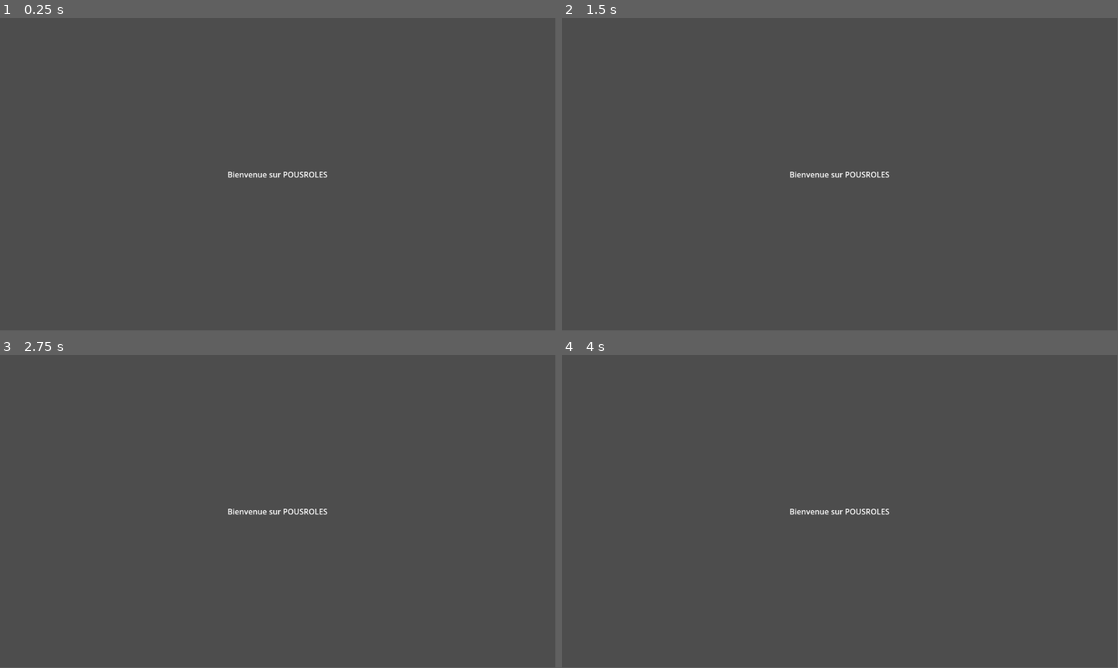
Above: before the commit, frames 1-4 (two rows, left to right).
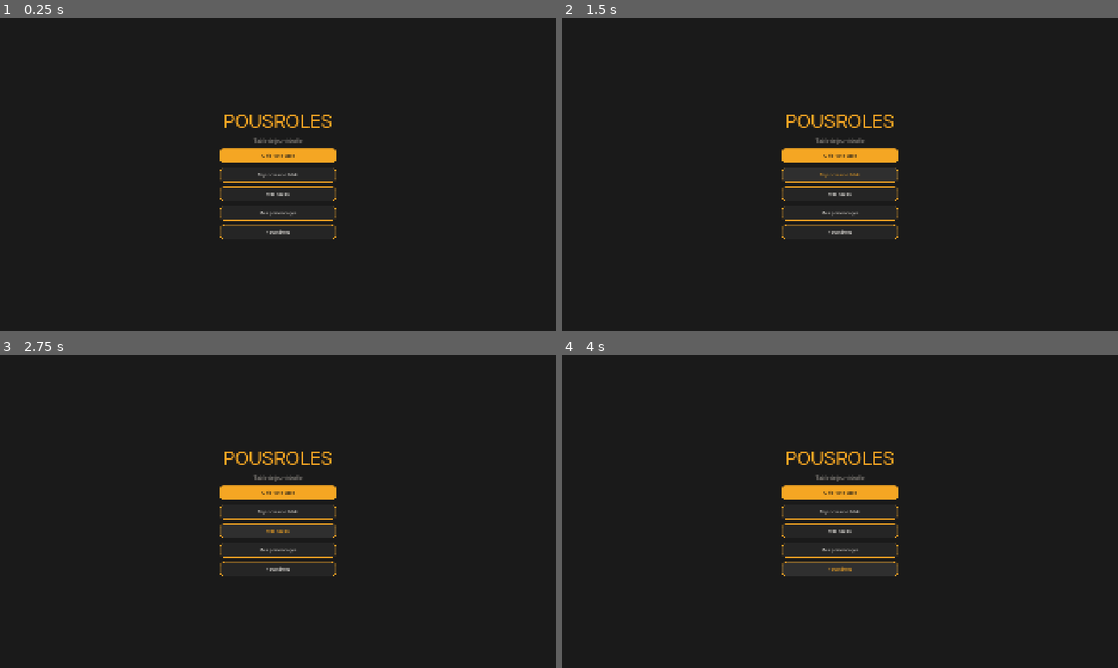
Above: after the commit, the same moments.

Repository: OznyRin/VTT
Game: Godot game, scene res://scenes/main_menu.tscn
The game is run twice, just before and just after one commit, with the same random seed, the same clock (stepped at 60 frames per second) and the same inputs.
Inputs (mouse positions are in pixels of both pictures, inside the frame that each line leads up to):
- Up to frame 1 (0.25 s): no input
- Up to frame 2 (1.5 s): click (840, 155) at 0.5 s, where only the run after the commit has a clickable "Créer une table"; click (840, 174) at 1.25 s, where only the run after the commit has a clickable "Rejoindre une table"
- Up to frame 3 (2.75 s): click (278, 530) at 2 s, where only the run after the commit has a clickable "Mes tables"
- Up to frame 4 (4 s): click (840, 549) at 2.75 s, where only the run after the commit has a clickable "Mes personnages"; click (840, 567) at 3.5 s, where only the run after the commit has a clickable "Paramètres"
In our replay, the window is 799x449 before the commit and 800x450 after it. These sizes can differ from the game's own. Grey fills any space a smaller window leaves; there, only what the larger window draws over its background counts as a difference.

The runs differ from the first frame. In frame 1, 99% of the frame differs, in the area x 0-100%, y 0-100%; in frame 2, 100%; in frame 3, 100%; in frame 4, 99%.

Commit message:
MainMenu stylisé avec boutons et thème

Diff:
--- a/project.godot
+++ b/project.godot
@@ -15,6 +15,13 @@
 config/features=PackedStringArray("4.6", "GL Compatibility")
 config/icon="res://icon.svg"
 
+[display]
+
+window/size/viewport_width=1920
+window/size/viewport_height=1080
+window/stretch/mode="canvas_items"
+window/stretch/aspect="expand"
+
 [physics]
 
 3d/physics_engine="Jolt Physics"
--- /dev/null
+++ b/scenes/main_menu.gd
@@ -0,0 +1,43 @@
+extends Control
+
+func _ready():
+	# Style bouton principal (Créer une table)
+	var primary_style = StyleBoxFlat.new()
+	primary_style.bg_color = Color("#F5A623")
+	primary_style.corner_radius_top_left = 12
+	primary_style.corner_radius_top_right = 12
+	primary_style.corner_radius_bottom_left = 12
+	primary_style.corner_radius_bottom_right = 12
+
+	var primary_hover = primary_style.duplicate()
+	primary_hover.bg_color = Color("#E8932A")
+
+	$CenterContainer/BtnCreate.add_theme_stylebox_override("normal", primary_style)
+	$CenterContainer/BtnCreate.add_theme_stylebox_override("hover", primary_hover)
+	$CenterContainer/BtnCreate.add_theme_stylebox_override("pressed", primary_hover)
+	$CenterContainer/BtnCreate.add_theme_color_override("font_color", Color("#1A1A1A"))
+	$CenterContainer/BtnCreate.add_theme_color_override("font_hover_color", Color("#1A1A1A"))
+
+	# Style boutons secondaires
+	var secondary_style = StyleBoxFlat.new()
+	secondary_style.bg_color = Color("#252525")
+	secondary_style.border_color = Color("#F5A623")
+	secondary_style.border_width_top = 1
+	secondary_style.border_width_bottom = 1
+	secondary_style.border_width_left = 1
+	secondary_style.border_width_right = 1
+	secondary_style.corner_radius_top_left = 12
+	secondary_style.corner_radius_top_right = 12
+	secondary_style.corner_radius_bottom_left = 12
+	secondary_style.corner_radius_bottom_right = 12
+
+	var secondary_hover = secondary_style.duplicate()
+	secondary_hover.bg_color = Color("#2F2F2F")
+
+	for btn_name in ["BtnJoin", "BtnMyTables", "BtnMyCharacters", "BtnSettings"]:
+		var btn = $CenterContainer.get_node(btn_name)
+		btn.add_theme_stylebox_override("normal", secondary_style)
+		btn.add_theme_stylebox_override("hover", secondary_hover)
+		btn.add_theme_stylebox_override("pressed", secondary_hover)
+		btn.add_theme_color_override("font_color", Color("#F0EDE8"))
+		btn.add_theme_color_override("font_hover_color", Color("#F5A623"))
--- a/scenes/main_menu.tscn
+++ b/scenes/main_menu.tscn
@@ -1,4 +1,7 @@
 [gd_scene format=3 uid="uid://geiek7tpymfu"]
+
+[ext_resource type="Theme" uid="uid://dwblalsrxcev1" path="res://themes/main_theme.tres" id="1_l6cm7"]
+[ext_resource type="Script" uid="uid://ethvcapref75" path="res://scenes/main_menu.gd" id="2_ekxnf"]
 
 [node name="MainMenu" type="Control" unique_id=1054121793]
 layout_mode = 3
@@ -7,18 +10,68 @@
 anchor_bottom = 1.0
 grow_horizontal = 2
 grow_vertical = 2
+theme = ExtResource("1_l6cm7")
+script = ExtResource("2_ekxnf")
 
-[node name="Label" type="Label" parent="." unique_id=394454130]
+[node name="Background" type="ColorRect" parent="." unique_id=1197878377]
+layout_mode = 1
+anchors_preset = 15
+anchor_right = 1.0
+anchor_bottom = 1.0
+grow_horizontal = 2
+grow_vertical = 2
+color = Color(0.101960786, 0.101960786, 0.101960786, 1)
+
+[node name="CenterContainer" type="VBoxContainer" parent="." unique_id=1924826975]
 layout_mode = 1
 anchors_preset = 8
 anchor_left = 0.5
 anchor_top = 0.5
 anchor_right = 0.5
 anchor_bottom = 0.5
-offset_left = -104.0
-offset_top = -11.5
-offset_right = 104.0
-offset_bottom = 11.5
+offset_left = -200.0
+offset_top = -223.5
+offset_right = 200.0
+offset_bottom = 223.5
 grow_horizontal = 2
 grow_vertical = 2
-text = "Bienvenue sur POUSROLES"
+theme_override_constants/separation = 16
+
+[node name="Title" type="Label" parent="CenterContainer" unique_id=1115417122]
+layout_mode = 2
+theme_override_colors/font_color = Color(0.9607843, 0.6509804, 0.13725491, 1)
+theme_override_font_sizes/font_size = 64
+text = "POUSROLES"
+horizontal_alignment = 1
+
+[node name="Subtitle" type="Label" parent="CenterContainer" unique_id=2065213233]
+layout_mode = 2
+theme_override_colors/font_color = Color(0.5411765, 0.5254902, 0.5019608, 1)
+theme_override_font_sizes/font_size = 18
+text = "Table de jeu virtuelle"
+horizontal_alignment = 1
+
+[node name="BtnCreate" type="Button" parent="CenterContainer" unique_id=591976630]
+custom_minimum_size = Vector2(400, 50)
+layout_mode = 2
+text = "Créer une table"
+
+[node name="BtnJoin" type="Button" parent="CenterContainer" unique_id=57928274]
+custom_minimum_size = Vector2(400, 50)
+layout_mode = 2
+text = "Rejoindre une table"
+
+[node name="BtnMyTables" type="Button" parent="CenterContainer" unique_id=885977142]
+custom_minimum_size = Vector2(400, 50)
+layout_mode = 2
+text = "Mes tables"
+
+[node name="BtnMyCharacters" type="Button" parent="CenterContainer" unique_id=357066156]
+custom_minimum_size = Vector2(400, 50)
+layout_mode = 2
+text = "Mes personnages"
+
+[node name="BtnSettings" type="Button" parent="CenterContainer" unique_id=1681768712]
+custom_minimum_size = Vector2(400, 50)
+layout_mode = 2
+text = "Paramètres"
--- /dev/null
+++ b/themes/main_theme.tres
@@ -0,0 +1,7 @@
+[gd_resource type="Theme" format=3 uid="uid://dwblalsrxcev1"]
+
+[ext_resource type="FontFile" uid="uid://rhfkp2t7enad" path="res://assets/fonts/Inter_24pt-Regular.ttf" id="1_rjgu6"]
+
+[resource]
+default_font = ExtResource("1_rjgu6")
+default_font_size = 16
Not shown, added: DESIGN.txt
Binary file added: assets/fonts/Inter_24pt-Bold.ttf
Not shown, added: assets/fonts/Inter_24pt-Bold.ttf.import
Binary file added: assets/fonts/Inter_24pt-Regular.ttf
Not shown, added: assets/fonts/Inter_24pt-Regular.ttf.import
Not shown, added: scenes/main_menu.gd.uid
